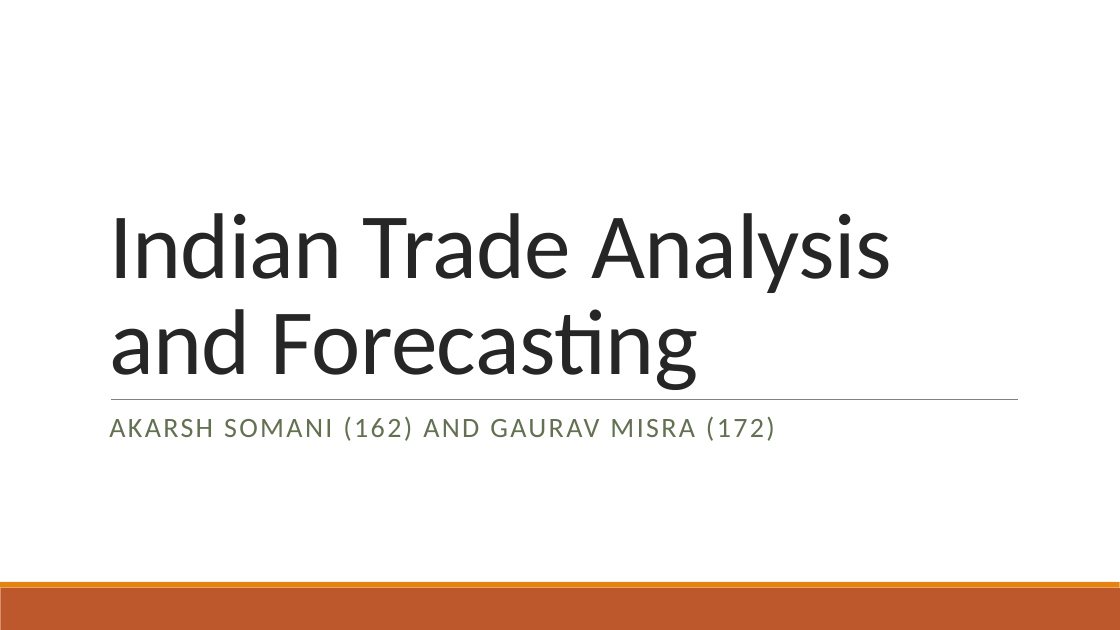
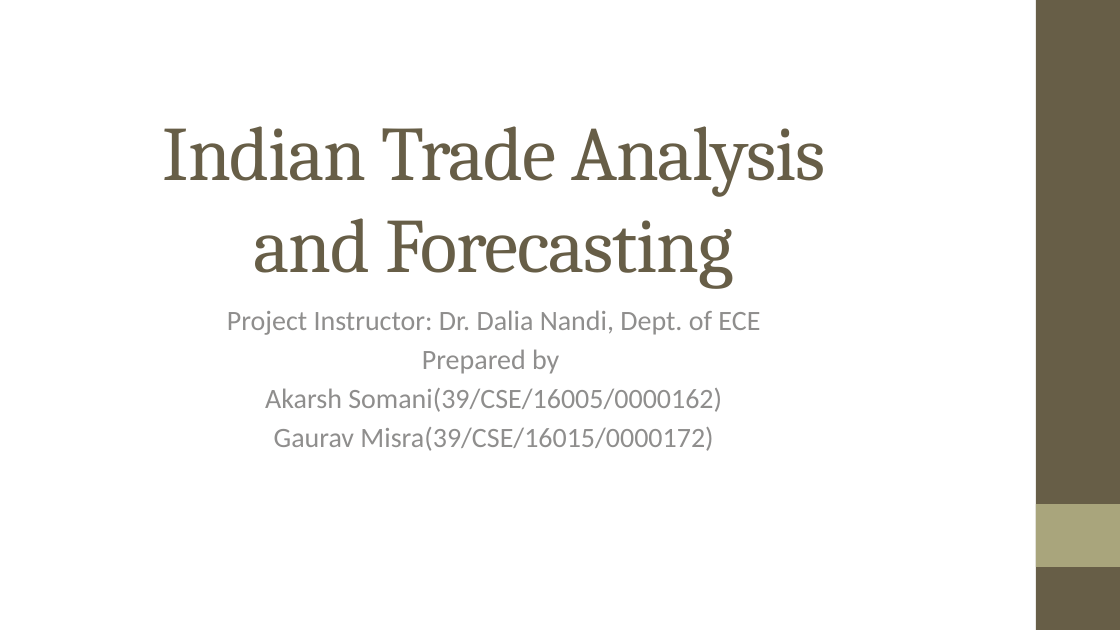
Before and after one commit to ForkedRepositories/Indian-Trade-Data-Analysis-and-Forecasting, a slide deck: slide 1 of Documents/Final Thesis/Indian Trade Analysis and Forecasting.pptx. Drawn at 1120x630 pixels with LibreOffice and Linux fonts; fonts in the diff are those of the drawing; background and template pictures are left out. Boxes give left, top, right and bottom in pixels: in the first picture for what was removed or moved away, otherwise in the second. Text is boxed around its words. In the diff, an @@ line names an element or a change of style, - is before the commit and + after.

```diff
--- a/Documents/Final Thesis/Indian Trade Analysis and Forecasting.pptx
+++ b/Documents/Final Thesis/Indian Trade Analysis and Forecasting.pptx
@@ rectangle added at [1036, 0, 1120, 630], fill #675E47 @@
@@ title "Indian Trade Analysis and Forecasting": place and size @@
-title "Indian Trade Analysis and Forecasting" at [109, 213, 892, 390]
+title "Indian Trade Analysis and Forecasting" at [163, 126, 825, 289]
@@ title "Indian Trade Analysis and Forecasting" at [163, 126, 825, 289]: size 80 to 66 pt, font Calibri to Cambria, text colour #262626 to #675E47, letter spacing -0.5 to -1 pt; alignment left to centre; line spacing 0.85 to 1 @@
@@ subtitle at [227, 310, 760, 451]: text changed; text colour #637052 to #8F8F8D @@
-AKARSH SOMANI (162) AND GAURAV MISRA (172)
+Project Instructor: Dr. Dalia Nandi, Dept. of ECE
+Prepared by
+Akarsh Somani(39/CSE/16005/0000162)
+Gaurav Misra(39/CSE/16015/0000172)
@@ line removed from (111, 399) to (1018, 399) @@
@@ rectangle added at [1036, 504, 1120, 567], fill #A9A57C @@
@@ rectangle removed at [0, 588, 1120, 630] @@
@@ rectangle removed at [0, 582, 1120, 588] @@
```
Also in this commit, not shown: 10 other slides changed, 7 slides added, 3 slides removed.
